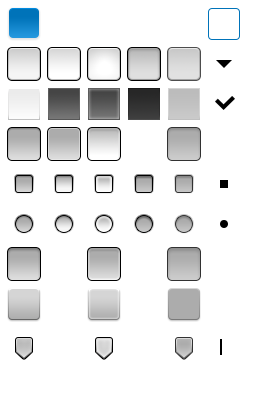
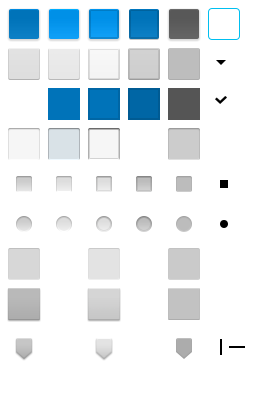
Layered file, before and after one edit (256 x 395). Changes by layer:
painted on "disabled" (1st of 7, in "scrollbar handle") over <box>168,288,200,320</box>
painted on "focus" (1st of 7, in "scrollbar handle") over <box>88,288,120,320</box>
painted on "normal" (1st of 7, in "scrollbar handle") over <box>8,288,40,320</box>
painted on "disabled" (2nd of 7, in "scrollbar base") over <box>168,248,200,280</box>
moved "over" (1st of 5, in "scrollbar base") into group "scrollbar base", painted on it over <box>56,216,120,280</box>
painted on "normal" (2nd of 7, in "scrollbar base") over <box>8,248,40,280</box>
painted on "disabled" (4th of 7, in "text input") over <box>168,128,200,160</box>
painted on "focus" (3rd of 7, in "text input") over <box>88,128,120,160</box>
renamed "scrolling" to "scroll", painted on it over <box>48,128,80,160</box>
painted on "normal" (4th of 7, in "text input") over <box>8,128,40,160</box>
painted on "disabled" (5th of 7, in "dropdown list item") over <box>168,88,200,120</box>
painted on "down" (2nd of 4, in "dropdown list item") over <box>128,88,160,120</box>
painted on "focus" (4th of 7, in "dropdown list item") over <box>88,88,120,120</box>
painted on "over" (3rd of 5, in "dropdown list item") over <box>48,88,80,120</box>
painted on "disabled" (6th of 7, in "dropdown") over <box>168,48,200,80</box>
painted on "down" (3rd of 4, in "dropdown") over <box>128,48,160,80</box>
painted on "focus" (5th of 7, in "dropdown") over <box>88,48,120,80</box>
painted on "over" (4th of 5, in "dropdown") over <box>48,48,80,80</box>
moved "disabled" (7th of 7, in "button") into group "button", painted on it over <box>169,9,199,232</box>
moved "down" (4th of 4, in "button") into group "button", painted on it over <box>129,9,159,232</box>
moved "focus" (6th of 7, in "button") into group "button", painted on it over <box>88,9,120,280</box>
showed "Color Fill 1" over <box>7,7,245,361</box>
…and 21 more changes (5 added, 16 painted, 2 renamed)
